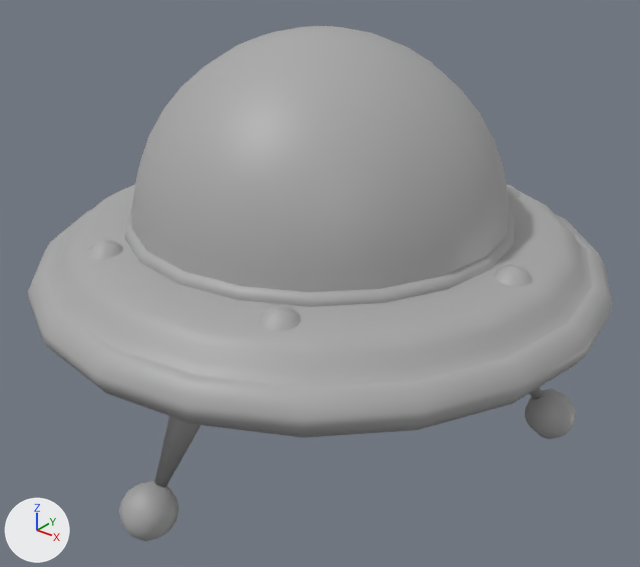
One commit to the FBX model Assets/Resources/Models/Model/Obj_ufo.fbx: the scene before it, then after it.
Rendered twice from a camera (50 mm lens) standing at (1.172, -1.467, 1.279) and looking at (0.026, -0.034, 0.39). Arrows for +X, +Y and +Z are at lower left; the lights stay in place. Where no turn or scale is listed for an object, it has been applied to the vertices. Vertices at the same position are counted once.

Objects in the first picture: 'UFO_perfectbody'.
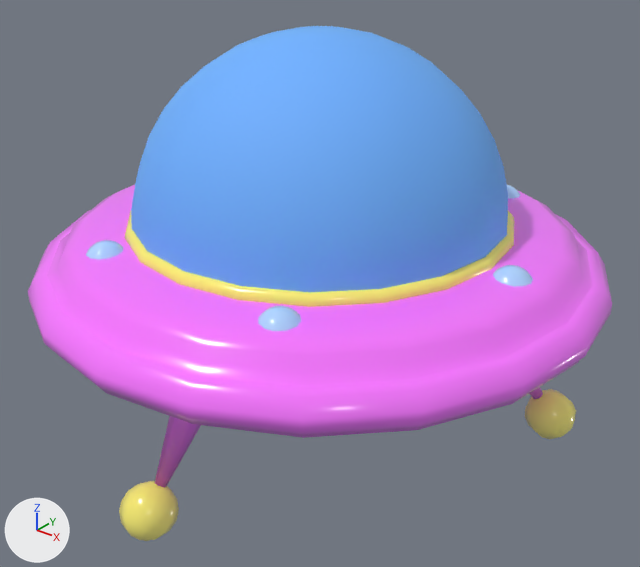
Patch to the scene script:
```diff
--- a/Assets/Resources/Models/Model/Obj_ufo.fbx.py
+++ b/Assets/Resources/Models/Model/Obj_ufo.fbx.py
@@ img_tex_ufo_png @@
+img_tex_ufo_png = load_image('Tex_ufo.png', '../Texture/Tex_ufo.png', 1024, 1024, 'sRGB')
@@ img_tex_ufo_png_001 @@
+img_tex_ufo_png_001 = load_image('Tex_ufo.png.001', '../Texture/Tex_ufo.png', 1024, 1024, 'sRGB')
@@ mat_m_ufo @@
+mat_m_ufo = principled_material('M_ufo')
+mat_m_ufo.texture = img_tex_ufo_png
+mat_m_ufo.roughness = 0.2
+mat_m_ufo.emission_color = (0.0831, 0.17, 0.471)  # blue #5173b7
+mat_m_ufo.emission_strength = 0.0769
@@ mat_m_ufo_blinn @@
+mat_m_ufo_blinn = principled_material('M_ufo_blinn')
+mat_m_ufo_blinn.texture = img_tex_ufo_png_001
+mat_m_ufo_blinn.roughness = 0.749
@@ me_mesh @@
 me_mesh.from_pydata(...)  # 1029 vertices, 1016 faces; spans x -0.65..0.65, y -0.65..0.65, z 0.003..0.953
 # used by ob_ufo_perfectbody; location = (0.0, 0.0, 0.0)
+# me_mesh part 1: all 816 faces centred in x -0.634..0.634, y -0.634..0.634, z 0.006..0.555 switch from mat_standardsurface1 (grey #aaaaaa) to mat_m_ufo (picture img_tex_ufo_png)
+# me_mesh part 2: all 200 faces centred in x -0.409..0.409, y -0.409..0.409, z 0.564..0.949 switch from mat_standardsurface1 (grey #aaaaaa) to mat_m_ufo_blinn (picture img_tex_ufo_png_001)
```

What differs and where, as boxes [x1, y1, x2, y2] in the pictures (640 x 567 px):
part 1 of me_mesh, recoloured (grey to pink)
    both: [28, 185, 612, 541]
part 2 of me_mesh, recoloured (grey to blue)
    both: [131, 26, 508, 292]
